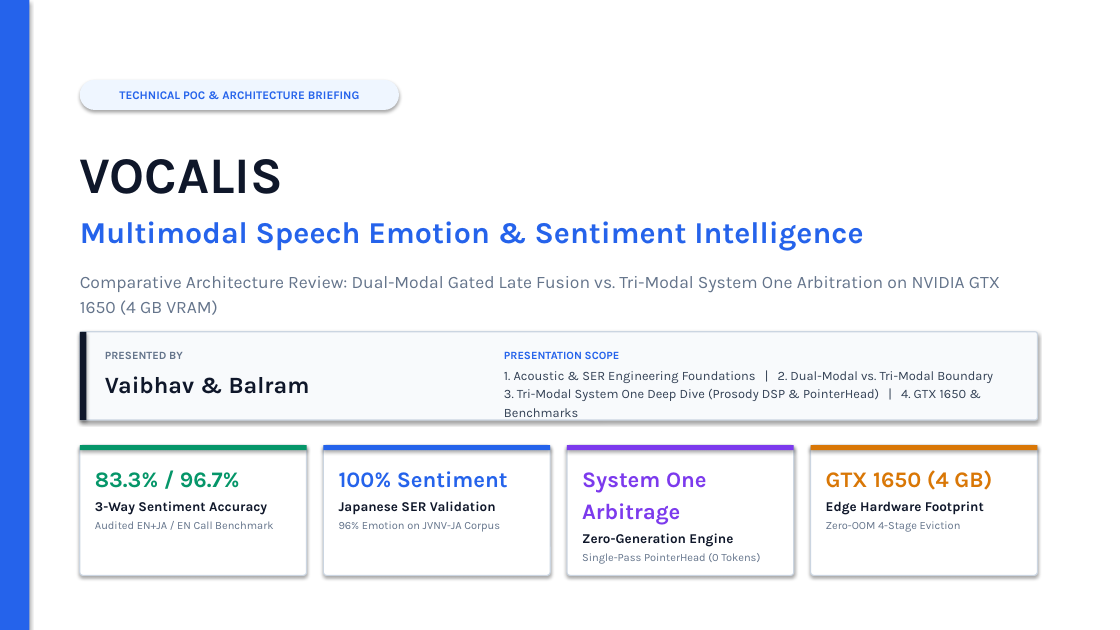
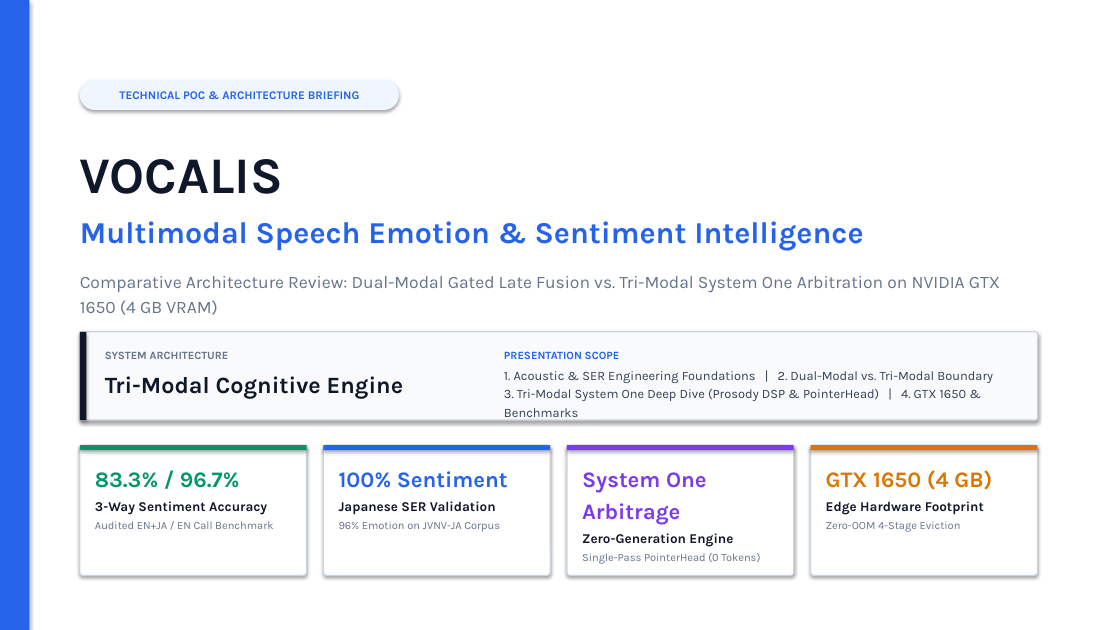
Before and after one commit to VAIBHAV675/Vocalis, a slide deck: slide 1 of Vocalis_Business_Presentation_v4_Vaibhav_Balram.pptx. Drawn at 1120x630 pixels with LibreOffice and Linux fonts; fonts in the diff are those of the drawing. Boxes give left, top, right and bottom in pixels: in the first picture for what was removed or moved away, otherwise in the second. Text is boxed around its words. In the diff, an @@ line names an element or a change of style, - is before the commit and + after.

```diff
--- a/Vocalis_Business_Presentation_v4_Vaibhav_Balram.pptx
+++ b/Vocalis_Business_Presentation_v4_Vaibhav_Balram.pptx
@@ text at (105, 351, 403, 398): text changed @@
-PRESENTED BY
-Vaibhav & Balram
+SYSTEM ARCHITECTURE
+Tri-Modal Cognitive Engine
```
Also in this commit, not shown: 18 other slides changed, 23 other files.
